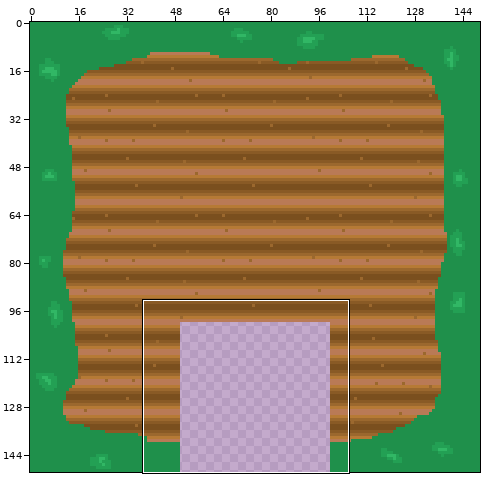
Sprite sheet -- Assets/Blocks/12.png. The first picture is a wide view before the edit; the outline marks the close-up.
Close-up. As it was:
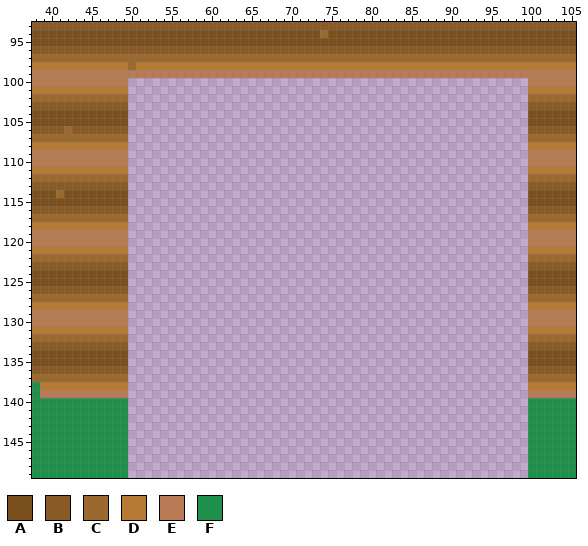
The file is 150x150 pixels. Colours within 5 levels of each other are drawn and written as one. Shown: x 38..105, y 93..149.
Palette (. is transparent): A #7a4f1e  B #895a25  C #9b682e  D #b67a35  E #b97a56  F #1f904b
Pixels before (only the part around the change), first column x 38:
 93 BBBBBBBBBBBBBBBBBBBBBBBBBBBBBBBBBBBBBBBBBBBBBBBBBBBBBBBBBBBBBBBBBBBB
 94 AAAAAAAAAAAAAAAAAAAAAAAAAAAAAAAAAAAACAAAAAAAAAAAAAAAAAAAAAAAAAAAAAAA
 95 AAAAAAAAAAAAAAAAAAAAAAAAAAAAAAAAAAAAAAAAAAAAAAAAAAAAAAAAAAAAAAAAAAAA
 96 BBBBBBBBBBBBBBBBBBBBBBBBBBBBBBBBBBBBBBBBBBBBBBBBBBBBBBBBBBBBBBBBBBBB
 97 CCCCCCCCCCCCCCCCCCCCCCCCCCCCCCCCCCCCCCCCCCCCCCCCCCCCCCCCCCCCCCCCCCCC
 98 DDDDDDDDDDDDCDDDDDDDDDDDDDDDDDDDDDDDDDDDDDDDDDDDDDDDDDDDDDDDDDDDDDDD
 99 EEEEEEEEEEEEEEEEEEEEEEEEEEEEEEEEEEEEEEEEEEEEEEEEEEEEEEEEEEEEEEEEEEEE
100 EEEEEEEEEEEE..................................................EEEEEE
101 DDDDDDDDDDDD..................................................DDDDDD
102 CCCCCCCCCCCC..................................................CCCCCC
103 BBBBBBBBBBBB..................................................BBBBBB
104 AAAAAAAAAAAA..................................................AAAAAA
105 AAAAAAAAAAAA..................................................AAAAAA
106 BBBBCBBBBBBB..................................................BBBBBB
107 CCCCCCCCCCCC..................................................CCCCCC
108 DDDDDDDDDDDD..................................................DDDDDD
109 EEEEEEEEEEEE..................................................EEEEEE
110 EEEEEEEEEEEE..................................................EEEEEE
111 DDDDDDDDDDDD..................................................DDDDDD
112 CCCCCCCCCCCC..................................................CCCCCC
113 BBBBBBBBBBBB..................................................BBBBBB
114 AAACAAAAAAAA..................................................AAAAAA
115 AAAAAAAAAAAA..................................................AAAAAA
116 BBBBBBBBBBBB..................................................BBBBBB
117 CCCCCCCCCCCC..................................................CCCCCC
118 DDDDDDDDDDDD..................................................DDDDDD
119 EEEEEEEEEEEE..................................................EEEEEE
120 EEEEEEEEEEEE..................................................EEEEEE
121 DDDDDDDDDDDD..................................................DDDDDD
122 CCCCCCCCCCCC..................................................CCCCCC
123 BBBBBBBBBBBB..................................................BBBBBB
124 AAAAAAAAAAAA..................................................AAAAAA
125 AAAAAAAAAAAA..................................................AAAAAA
126 BBBBBBBBBBBB..................................................BBBBBB
127 CCCCCCCCCCCC..................................................CCCCCC
128 DDDDDDDDDDDD..................................................DDDDDD
129 EEEEEEEEEEEE..................................................EEEEEE
130 EEEEEEEEEEEE..................................................EEEEEE
131 DDDDDDDDDDDD..................................................DDDDDD
132 CCCCCCCCCCCC..................................................CCCCCC
133 BBBBBBBBBBBB..................................................BBBBBB
134 AAAAAAAAAAAA..................................................AAAAAA
135 AAAAAAAAAAAA..................................................AAAAAA
136 BBBBBBBBBBBB..................................................BBBBBB
137 CCCCCCCCCCCC..................................................CCCCCC
138 FDDDDDDDDDDD..................................................DDDDDD
139 FEEEEEEEEEEE..................................................EEEEEE
140 FFFFFFFFFFFF..................................................FFFFFF
141 FFFFFFFFFFFF..................................................FFFFFF
142 FFFFFFFFFFFF..................................................FFFFFF
143 FFFFFFFFFFFF..................................................FFFFFF
144 FFFFFFFFFFFF..................................................FFFFFF
145 FFFFFFFFFFFF..................................................FFFFFF
146 FFFFFFFFFFFF..................................................FFFFFF
147 FFFFFFFFFFFF..................................................FFFFFF
148 FFFFFFFFFFFF..................................................FFFFFF
149 FFFFFFFFFFFF..................................................FFFFFF
The result:
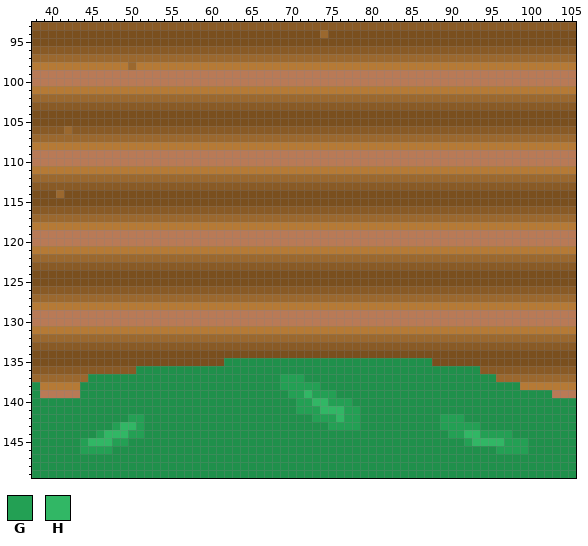
Colours new in this view: G #23a054  H #31b765
What changed:
Changed rows in their new state; - is an unchanged pixel.
first column x 44:
100 ------EEEEEEEEEEEEEEEEEEEEEEEEEEEEEEEEEEEEEEEEEEEEEEEEEE---
101 ------DDDDDDDDDDDDDDDDDDDDDDDDDDDDDDDDDDDDDDDDDDDDDDDDDD---
102 ------CCCCCCCCCCCCCCCCCCCCCCCCCCCCCCCCCCCCCCCCCCCCCCCCCC---
103 ------BBBBBBBBBBBBBBBBBBBBBBBBBBBBBBBBBBBBBBBBBBBBBBBBBB---
104 ------AAAAAAAAAAAAAAAAAAAAAAAAAAAAAAAAAAAAAAAAAAAAAAAAAA---
105 ------AAAAAAAAAAAAAAAAAAAAAAAAAAAAAAAAAAAAAAAAAAAAAAAAAA---
106 ------BBBBBBBBBBBBBBBBBBBBBBBBBBBBBBBBBBBBBBBBBBBBBBBBBB---
107 ------CCCCCCCCCCCCCCCCCCCCCCCCCCCCCCCCCCCCCCCCCCCCCCCCCC---
108 ------DDDDDDDDDDDDDDDDDDDDDDDDDDDDDDDDDDDDDDDDDDDDDDDDDD---
109 ------EEEEEEEEEEEEEEEEEEEEEEEEEEEEEEEEEEEEEEEEEEEEEEEEEE---
110 ------EEEEEEEEEEEEEEEEEEEEEEEEEEEEEEEEEEEEEEEEEEEEEEEEEE---
111 ------DDDDDDDDDDDDDDDDDDDDDDDDDDDDDDDDDDDDDDDDDDDDDDDDDD---
112 ------CCCCCCCCCCCCCCCCCCCCCCCCCCCCCCCCCCCCCCCCCCCCCCCCCC---
113 ------BBBBBBBBBBBBBBBBBBBBBBBBBBBBBBBBBBBBBBBBBBBBBBBBBB---
114 ------AAAAAAAAAAAAAAAAAAAAAAAAAAAAAAAAAAAAAAAAAAAAAAAAAA---
115 ------AAAAAAAAAAAAAAAAAAAAAAAAAAAAAAAAAAAAAAAAAAAAAAAAAA---
116 ------BBBBBBBBBBBBBBBBBBBBBBBBBBBBBBBBBBBBBBBBBBBBBBBBBB---
117 ------CCCCCCCCCCCCCCCCCCCCCCCCCCCCCCCCCCCCCCCCCCCCCCCCCC---
118 ------DDDDDDDDDDDDDDDDDDDDDDDDDDDDDDDDDDDDDDDDDDDDDDDDDD---
119 ------EEEEEEEEEEEEEEEEEEEEEEEEEEEEEEEEEEEEEEEEEEEEEEEEEE---
120 ------EEEEEEEEEEEEEEEEEEEEEEEEEEEEEEEEEEEEEEEEEEEEEEEEEE---
121 ------DDDDDDDDDDDDDDDDDDDDDDDDDDDDDDDDDDDDDDDDDDDDDDDDDD---
122 ------CCCCCCCCCCCCCCCCCCCCCCCCCCCCCCCCCCCCCCCCCCCCCCCCCC---
123 ------BBBBBBBBBBBBBBBBBBBBBBBBBBBBBBBBBBBBBBBBBBBBBBBBBB---
124 ------AAAAAAAAAAAAAAAAAAAAAAAAAAAAAAAAAAAAAAAAAAAAAAAAAA---
125 ------AAAAAAAAAAAAAAAAAAAAAAAAAAAAAAAAAAAAAAAAAAAAAAAAAA---
126 ------BBBBBBBBBBBBBBBBBBBBBBBBBBBBBBBBBBBBBBBBBBBBBBBBBB---
127 ------CCCCCCCCCCCCCCCCCCCCCCCCCCCCCCCCCCCCCCCCCCCCCCCCCC---
128 ------DDDDDDDDDDDDDDDDDDDDDDDDDDDDDDDDDDDDDDDDDDDDDDDDDD---
129 ------EEEEEEEEEEEEEEEEEEEEEEEEEEEEEEEEEEEEEEEEEEEEEEEEEE---
130 ------EEEEEEEEEEEEEEEEEEEEEEEEEEEEEEEEEEEEEEEEEEEEEEEEEE---
131 ------DDDDDDDDDDDDDDDDDDDDDDDDDDDDDDDDDDDDDDDDDDDDDDDDDD---
132 ------CCCCCCCCCCCCCCCCCCCCCCCCCCCCCCCCCCCCCCCCCCCCCCCCCC---
133 ------BBBBBBBBBBBBBBBBBBBBBBBBBBBBBBBBBBBBBBBBBBBBBBBBBB---
134 ------AAAAAAAAAAAAAAAAAAAAAAAAAAAAAAAAAAAAAAAAAAAAAAAAAA---
135 ------AAAAAAAAAAAAFFFFFFFFFFFFFFFFFFFFFFFFFFAAAAAAAAAAAA---
136 ------BFFFFFFFFFFFFFFFFFFFFFFFFFFFFFFFFFFFFFFFFFFFBBBBBB---
137 -FFFFFFFFFFFFFFFFFFFFFFFFGGGFFFFFFFFFFFFFFFFFFFFFFFFCCCC---
138 FFFFFFFFFFFFFFFFFFFFFFFFFGGGGGFFFFFFFFFFFFFFFFFFFFFFFFFD---
139 FFFFFFFFFFFFFFFFFFFFFFFFFFGGHGGGFFFFFFFFFFFFFFFFFFFFFFFFFFF
140 ------FFFFFFFFFFFFFFFFFFFFFGGHHGGGFFFFFFFFFFFFFFFFFFFFFF---
141 ------FFFFFFFFFFFFFFFFFFFFFGGGHHHGGFFFFFFFFFFFFFFFFFFFFF---
142 ------GGFFFFFFFFFFFFFFFFFFFFFGGGHGGFFFFFFFFFFGGGFFFFFFFF---
143 ----GHHGFFFFFFFFFFFFFFFFFFFFFFFGGGGFFFFFFFFFFGGGGGFFFFFF---
144 --GHHHGGFFFFFFFFFFFFFFFFFFFFFFFFFFFFFFFFFFFFFFGGHHGGGGFF---
145 GHHHGGFFFFFFFFFFFFFFFFFFFFFFFFFFFFFFFFFFFFFFFFFFGHHHHGGG---
146 GGGG--FFFFFFFFFFFFFFFFFFFFFFFFFFFFFFFFFFFFFFFFFFFFFFGGGG---
147 ------FFFFFFFFFFFFFFFFFFFFFFFFFFFFFFFFFFFFFFFFFFFFFFFFFF---
148 ------FFFFFFFFFFFFFFFFFFFFFFFFFFFFFFFFFFFFFFFFFFFFFFFFFF---
149 ------FFFFFFFFFFFFFFFFFFFFFFFFFFFFFFFFFFFFFFFFFFFFFFFFFF---
